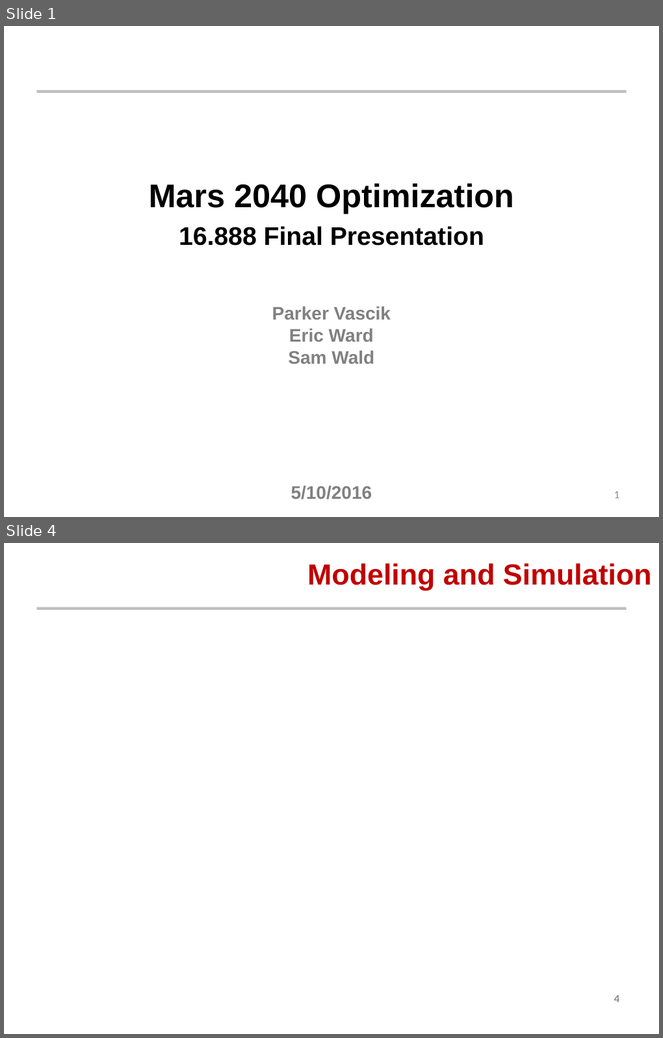
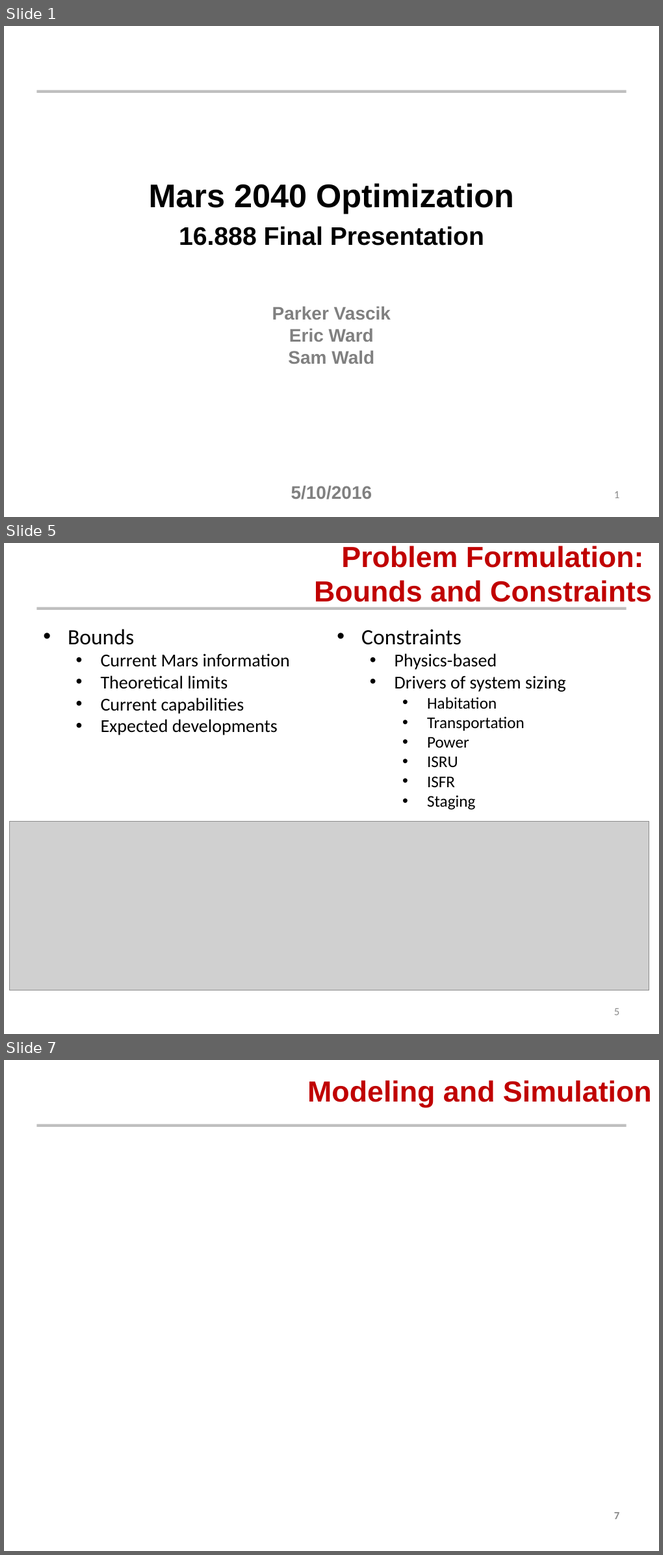
Before and after one commit to AeroSigma/Mars2040, a slide deck: MSDO/Assignment5/Mars 2040 Optimization Presentation.pptx. Shown one above the other, each under a label of ours: slides 1 and 4 before the commit, slides 1, 5 and 7 after it; the slides between them are not shown. The pictures are 663x1038 and 663x1555 pixels, drawn with LibreOffice and Linux fonts; fonts in the diff are those of the drawing; grey boxes stand for pictures; background and template pictures are left out. Boxes give left, top, right and bottom in pixels: in the first picture for what was removed or moved away, otherwise in the second. Text is boxed around its words. In the diff, an @@ line names an element or a change of style, - is before the commit and + after.

Commit message:
updated presentation and report
problem statement, dsm

```diff
--- a/MSDO/Assignment5/Mars 2040 Optimization Presentation.pptx
+++ b/MSDO/Assignment5/Mars 2040 Optimization Presentation.pptx
@@ slide 5 added at (x1=4, y1=543, x2=659, y2=1034), background #FFFFFF; not listed: 1 template element that a slide beside it also shows @@
@@ title added at (x1=314, y1=546, x2=652, y2=602), 32 pt, text #C00000, bold @@
+Problem Formulation:
+Bounds and Constraints
@@ text added at (x1=68, y1=629, x2=566, y2=810), 20 pt, text #000000 @@
+• Bounds
+  • Current Mars information
+  • Theoretical limits
+  • Current capabilities
+  • Expected developments
+• Constraints
+  • Physics-based
+  • Drivers of system sizing
+    • Habitation
+    • Transportation
+    • Power
+    • ISRU
+    • ISFR
+    • Staging
@@ picture added at (x1=9, y1=821, x2=649, y2=990) @@
@@ page number added at (x1=614, y1=1008, x2=620, y2=1016), 12 pt, text #8C8C8C @@
+5
@@ what was slide 4 is now slide 7 @@
@@ page number at (x1=614, y1=1512, x2=620, y2=1520): text changed @@
-4
+7
```
Also in this commit, not shown: 1 slide changed, 5 other slides added, 1 slide removed, 7 other files.
